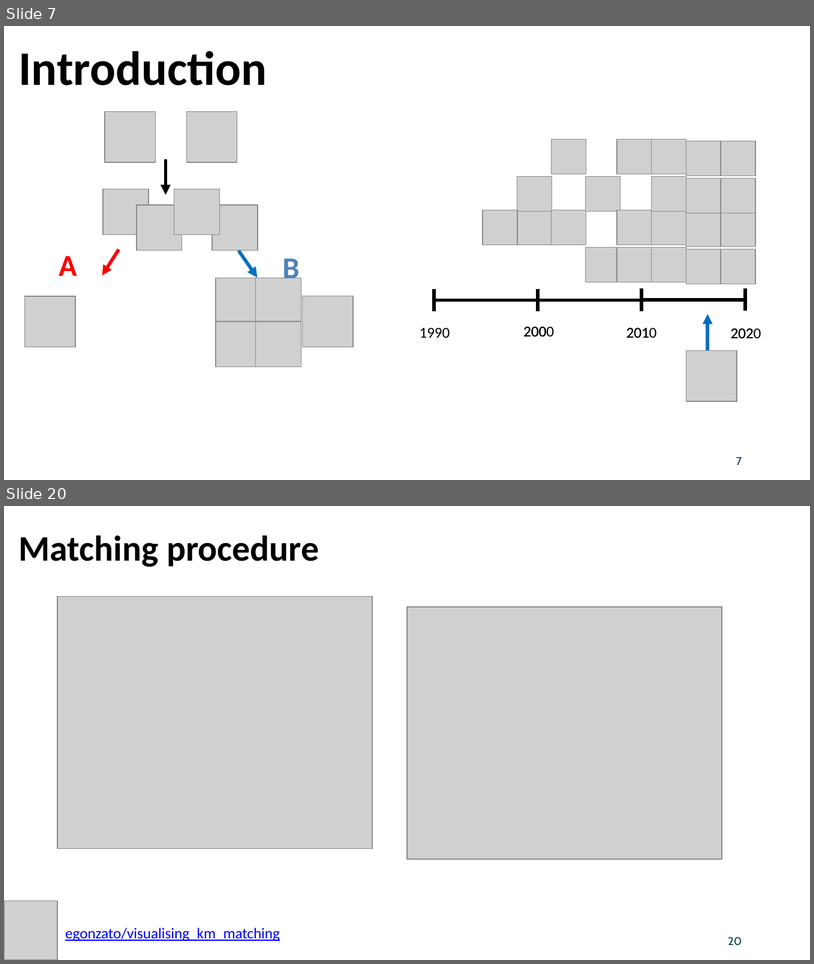
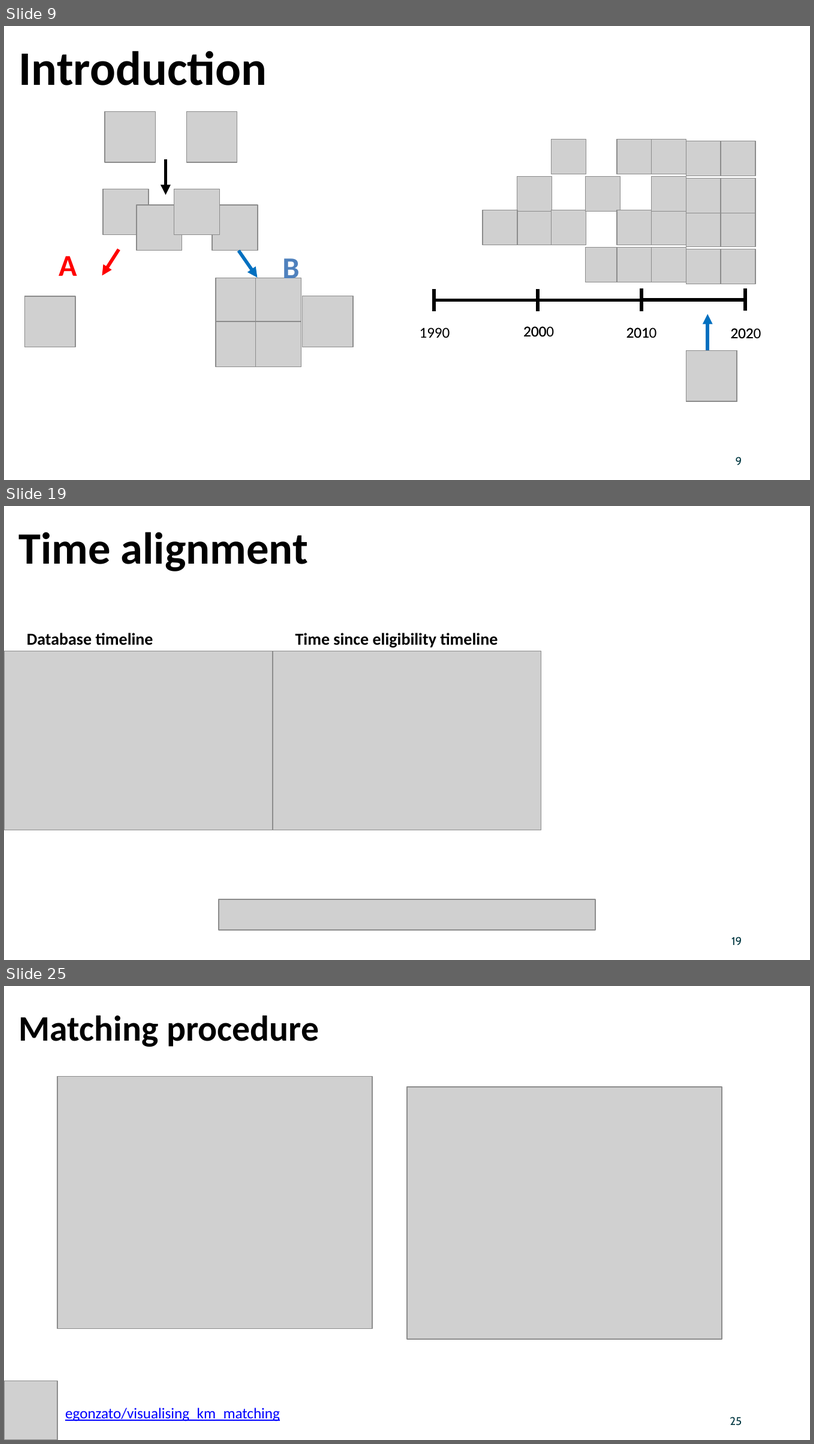
Before and after one commit to egonzato/PortfolioSetUp, a slide deck: public/assessing_comparability_sat_anchoring_eg_submission.pptx. Shown one above the other, each under a label of ours: slides 7 and 20 before the commit, slides 9, 19 and 25 after it; the slides between them are not shown. The pictures are 814x964 and 814x1444 pixels, drawn with LibreOffice and Linux fonts; fonts in the diff are those of the drawing; grey boxes stand for pictures; background and template pictures are left out. Boxes give left, top, right and bottom in pixels: in the first picture for what was removed or moved away, otherwise in the second. Text is boxed around its words. In the diff, an @@ line names an element or a change of style, - is before the commit and + after.

```diff
--- a/public/assessing_comparability_sat_anchoring_eg_submission.pptx
+++ b/public/assessing_comparability_sat_anchoring_eg_submission.pptx
@@ slide 19 added at <box>4,506,810,960</box>, background picture (left out) @@
@@ text added at <box>18,532,308,571</box>, 40 pt, text #000000, bold @@
+Time alignment
@@ text added at <box>27,633,153,645</box>, 15 pt, text #000000, bold @@
+Database timeline
@@ text added at <box>296,633,498,648</box>, 15 pt, text #000000, bold @@
+Time since eligibility timeline
@@ picture added at <box>4,651,273,830</box> @@
@@ picture added at <box>273,651,541,830</box> @@
@@ picture added at <box>219,899,595,930</box> @@
@@ page number added at <box>732,936,742,945</box>, 10 pt, text #003741 @@
+19
@@ what was slide 7 is now slide 9 @@
@@ page number at <box>736,456,743,465</box>: text changed @@
-7
+9
@@ what was slide 20 is now slide 25 @@
@@ page number at <box>730,1416,742,1425</box>: text changed @@
-20
+25
```
Also in this commit, not shown: 6 slides changed, 4 other slides added, 1 other file.
